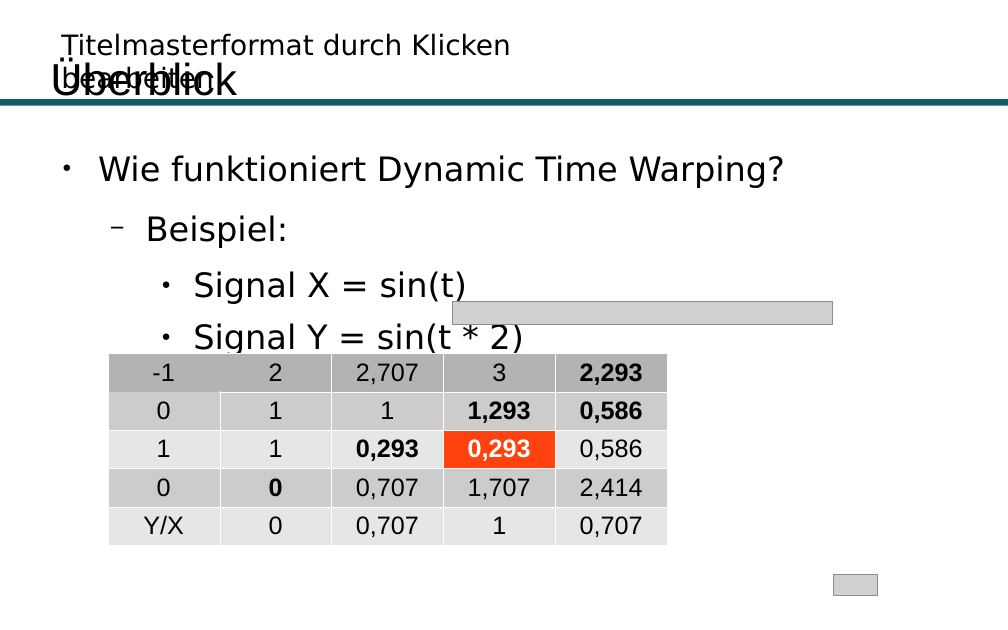
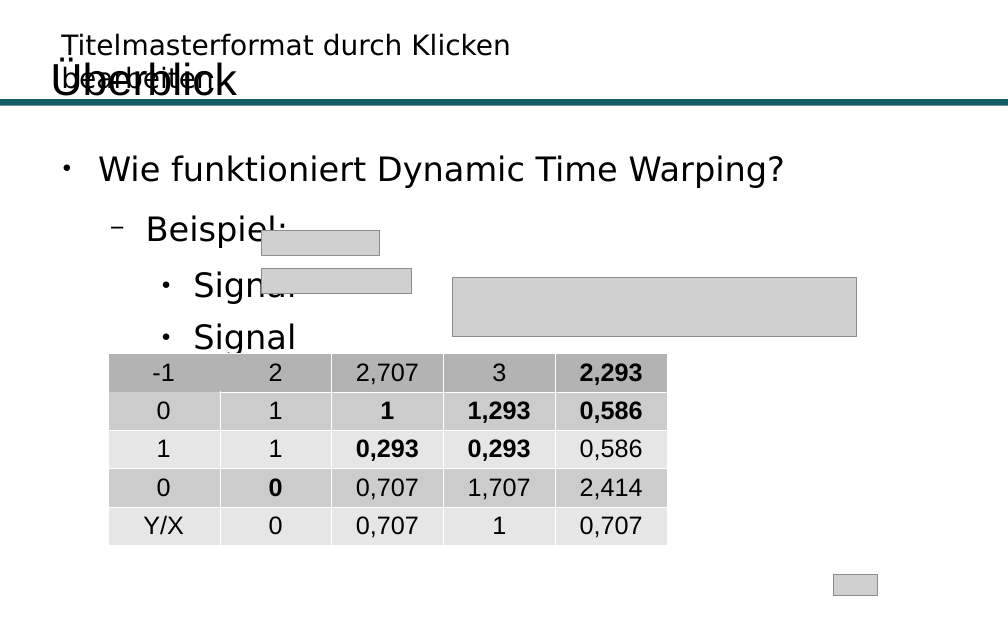
Before and after one commit to Hirnschwamm/DTW, a slide deck: slide 62 of Präsentation.odp. Drawn at 1008x630 pixels with LibreOffice and Linux fonts; fonts in the diff are those of the drawing; grey boxes stand for pictures; background and template pictures are left out. Boxes give left, top, right and bottom in pixels: in the first picture for what was removed or moved away, otherwise in the second. Text is boxed around its words. In the diff, an @@ line names an element or a change of style, - is before the commit and + after.

```diff
--- a/Präsentation.odp
+++ b/Präsentation.odp
@@ picture added at [262, 230, 380, 255] @@
@@ text at [193, 269, 296, 356]: text changed @@
-    ● Signal X = sin(t)
-    ● Signal Y = sin(t * 2)
+    ● Signal
+    ● Signal
@@ picture added at [262, 268, 411, 293] @@
@@ picture: place and size @@
-picture at [453, 301, 834, 325]
+picture at [453, 278, 857, 337]
@@ table at [108, 353, 667, 545] @@
@@ fill #FF420E to #E6E6E6 in row 3, column 4 @@
@@ bold on in "1" @@
@@ text colour #FFFFFF to #000000 in "0,293" @@
```
Also in this commit, not shown: 14 other slides changed.
